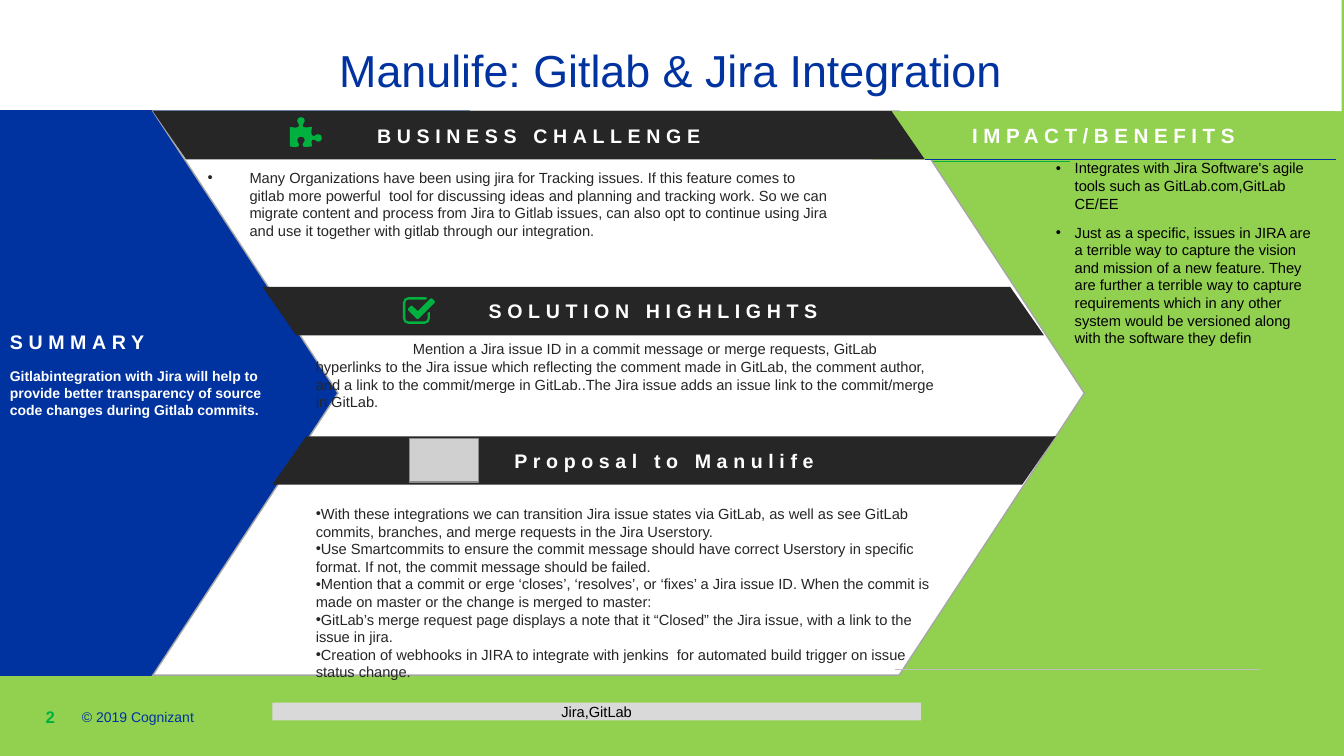
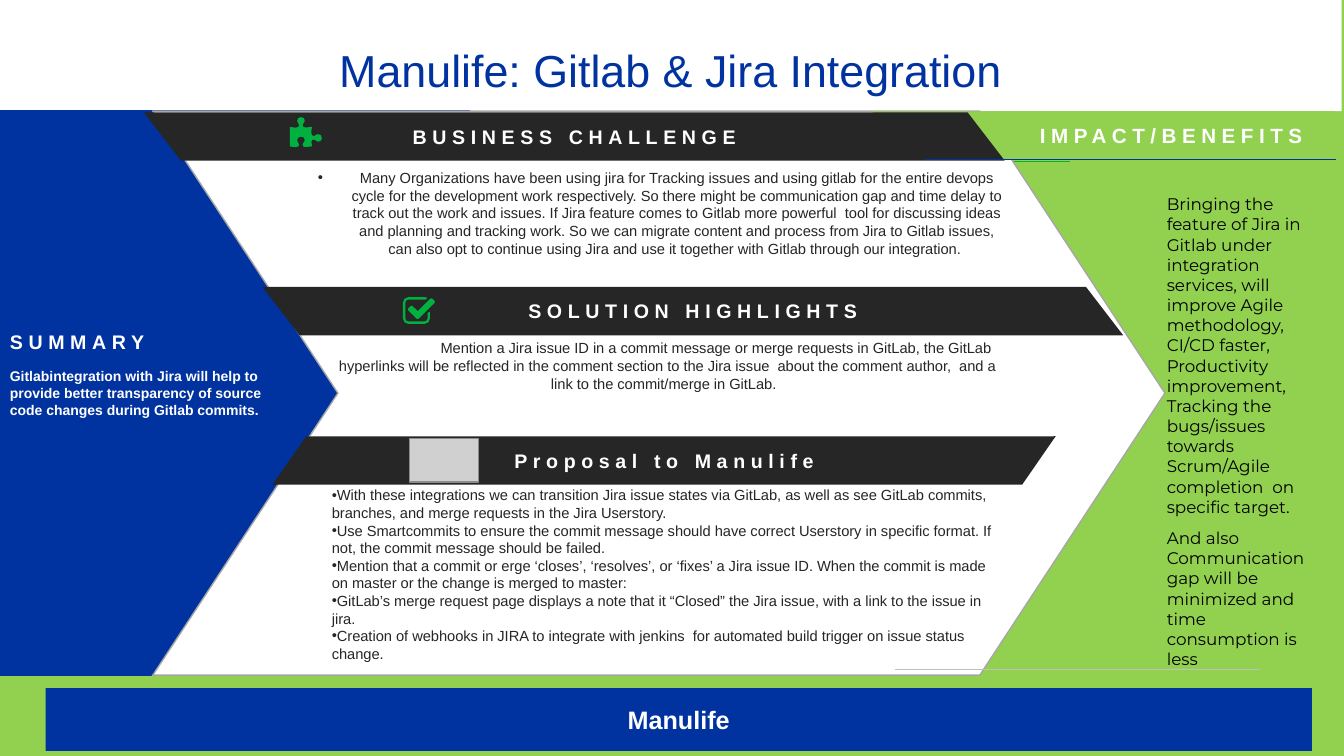
Before and after one commit to DhanvannthVP/devops, a slide deck: slide 1 of Manulife - Case Study.pptx (slide 2 before the commit). Drawn at 1344x756 pixels with LibreOffice and Linux fonts; fonts in the diff are those of the drawing; grey boxes stand for pictures; background and template pictures are left out. Boxes give left, top, right and bottom in pixels: in the first picture for what was removed or moved away, otherwise in the second. Text is boxed around its words. In the diff, an @@ line names an element or a change of style, - is before the commit and + after.

```diff
--- a/Manulife - Case Study.pptx
+++ b/Manulife - Case Study.pptx
@@ freeform shape "BUSINESS CHALLENGE": place and size @@
-freeform shape "BUSINESS CHALLENGE" at [153, 111, 926, 159]
+freeform shape "BUSINESS CHALLENGE" at [144, 113, 1005, 161]
@@ chevron: place and size @@
-chevron at [153, 111, 1085, 675]
+chevron at [153, 111, 1166, 675]
@@ text in rectangle at [1040, 129, 1046, 143]: text changed @@
-IMPACT/BENEFITS
+I IMPACT/BENEFITS
@@ text at [352, 172, 1002, 257]: text changed @@
-• Many Organizations have been using jira for Tracking issues. If this feature comes to gitlab more powerful tool for discussing ideas and planning and tracking work. So we can migrate content and process from Jira to Gitlab issues, can also opt to continue using Jira and use it together with gitlab through our integration.
+    • Many Organizations have been using jira for Tracking issues and using gitlab for the entire devops cycle for the development work respectively. So there might be communication gap and time delay to track out the work and issues. If Jira feature comes to Gitlab more powerful tool for discussing ideas and planning and tracking work. So we can migrate content and process from Jira to Gitlab issues, can also opt to continue using Jira and use it together with Gitlab through our integration.
@@ text at [1167, 197, 1305, 670]: text changed; size 10.5 to 12 pt; font Arial to Montserrat @@
-• Integrates with Jira Software's agile tools such as GitLab.com,GitLab CE/EE
-• Just as a specific, issues in JIRA are a terrible way to capture the vision and mission of a new feature. They are further a terrible way to capture requirements which in any other system would be versioned along with the software they defin
+Bringing the feature of Jira in Gitlab under integration services, will improve Agile methodology, CI/CD faster, Productivity improvement, Tracking the bugs/issues towards Scrum/Agile completion on specific target.
+And also Communication gap will be minimized and time consumption is less
@@ freeform shape "SOLUTION HIGHLIGHTS": place and size @@
-freeform shape "SOLUTION HIGHLIGHTS" at [262, 287, 1044, 336]
+freeform shape "SOLUTION HIGHLIGHTS" at [262, 287, 1123, 336]
@@ text "Mention a Jira issue ID ...": place and size @@
-text "Mention a Jira issue ID ..." at [316, 343, 933, 681]
+text "Mention a Jira issue ID ..." at [332, 342, 996, 662]
@@ text at [339, 342, 996, 392]: text changed @@
-Mention a Jira issue ID in a commit message or merge requests, GitLab hyperlinks to the Jira issue which reflecting the comment made in GitLab, the comment author, and a link to the commit/merge in GitLab..The Jira issue adds an issue link to the commit/merge in GitLab.
+Mention a Jira issue ID in a commit message or merge requests in GitLab, the GitLab hyperlinks will be reflected in the comment section to the Jira issue about the comment author, and a link to the commit/merge in GitLab.
@@ rectangle added at [45, 689, 1312, 751], fill #0033A0, 18 pt, text #FFFFFF, bold @@
+Manulife
@@ page number at [46, 711, 55, 723]: text changed @@
-2
+1
@@ text removed at [96, 712, 194, 725] @@
-© 2019 Cognizant
@@ rectangle removed at [272, 703, 921, 721] @@
-Jira,GitLab
```
Also in this commit, not shown: 1 slide removed, 1 other file.
